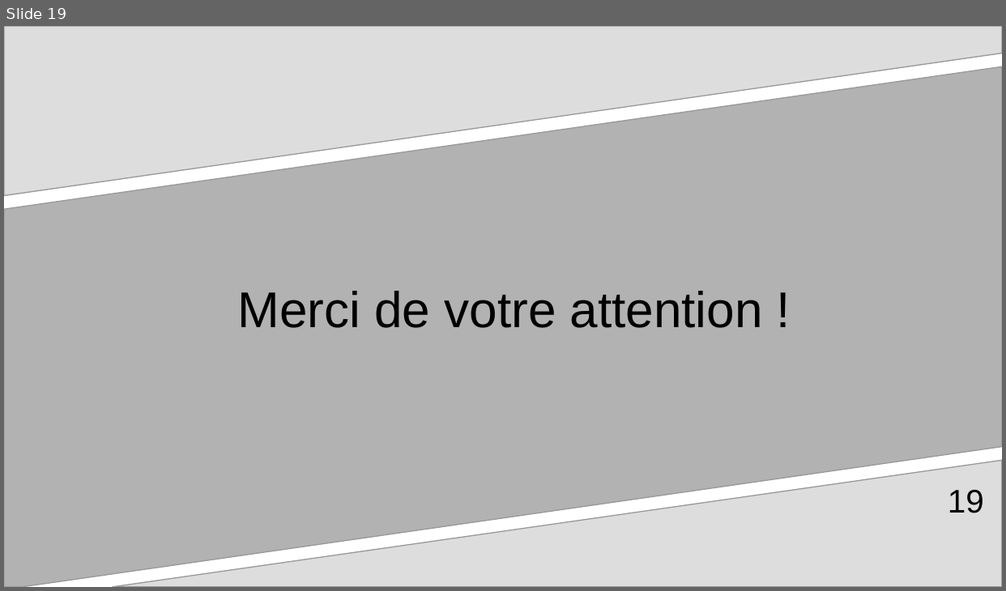
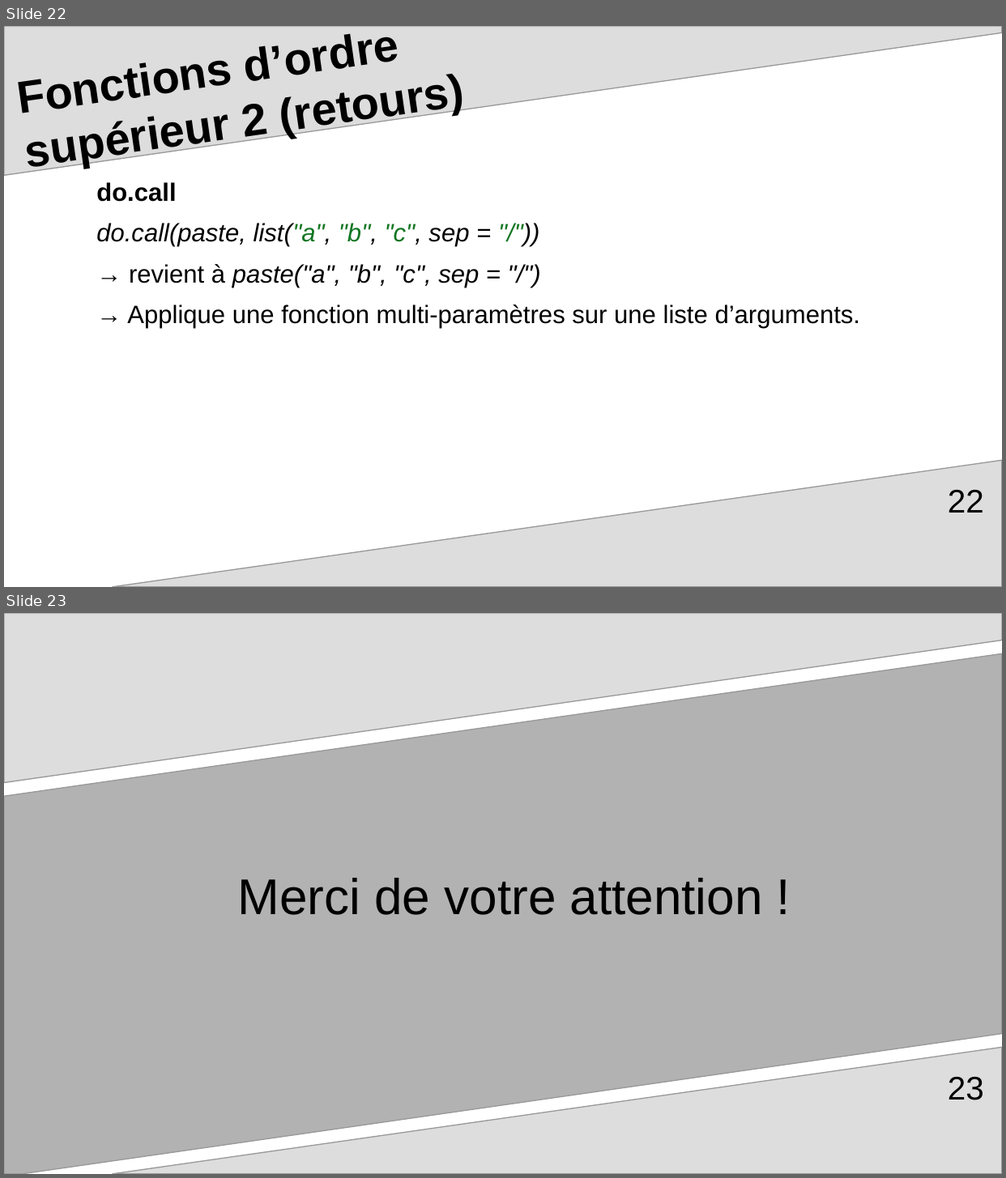
Before and after one commit to arnaud-feldmann/formation_r_drieets_prog_fonctionnelle, a slide deck: presentation.odp. Shown one above the other, each under a label of ours: slide 19 before the commit, slides 22 and 23 after it. The pictures are 1006x591 and 1006x1178 pixels, drawn with LibreOffice and Linux fonts; fonts in the diff are those of the drawing. Boxes give left, top, right and bottom in pixels: in the first picture for what was removed or moved away, otherwise in the second. Text is boxed around its words. In the diff, an @@ line names an element or a change of style, - is before the commit and + after.

```diff
--- a/presentation.odp
+++ b/presentation.odp
@@ slide 22 added at [4,26,1002,587], background #FFFFFF; not listed: 1 template element that a slide beside it also shows @@
@@ freeform shape added at [4,26,1002,175], fill #DDDDDD, outline #999999 0.85 pt @@
@@ title added at [244,34,358,141], 36 pt, text #000000, bold @@
+Fonctions d’ordre
+supérieur 2 (retours)
@@ text added at [96,182,861,329], 20 pt, text #000000 @@
+do.call
+do.call(paste, list("a", "b", "c", sep = "/"))
+→ revient à paste("a", "b", "c", sep = "/")
+→ Applique une fonction multi-paramètres sur une liste d’arguments.
@@ page number added at [948,490,984,513], 26 pt, text #000000 @@
+22
@@ what was slide 19 is now slide 23 @@
@@ page number at [948,1077,984,1101]: text changed @@
-19
+23
```
Also in this commit, not shown: 3 slides changed, 3 other slides added, 2 other files.
